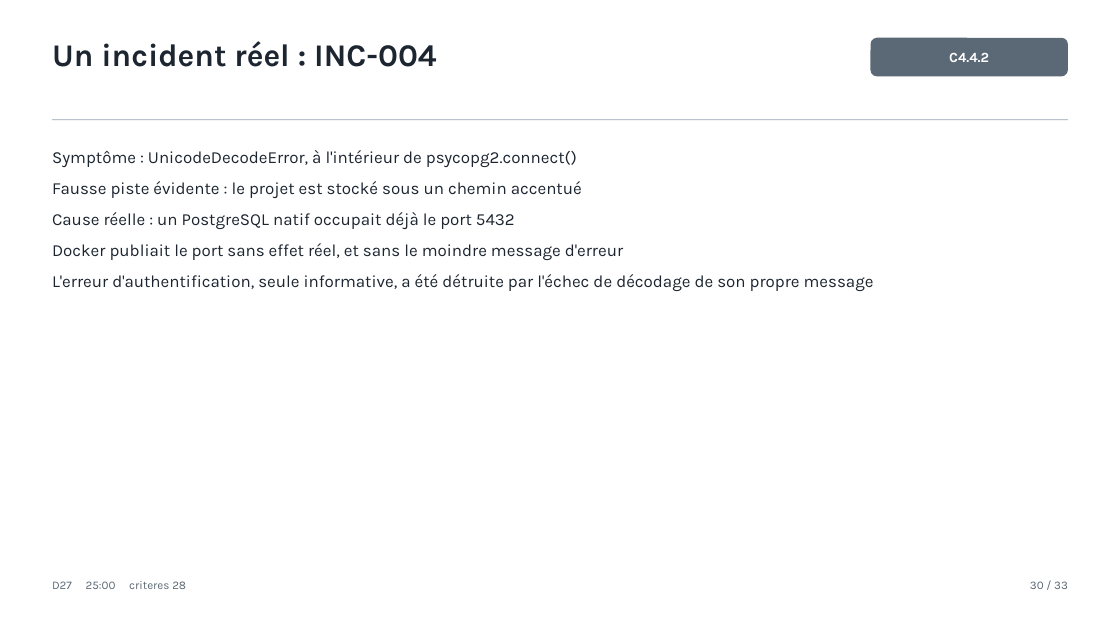
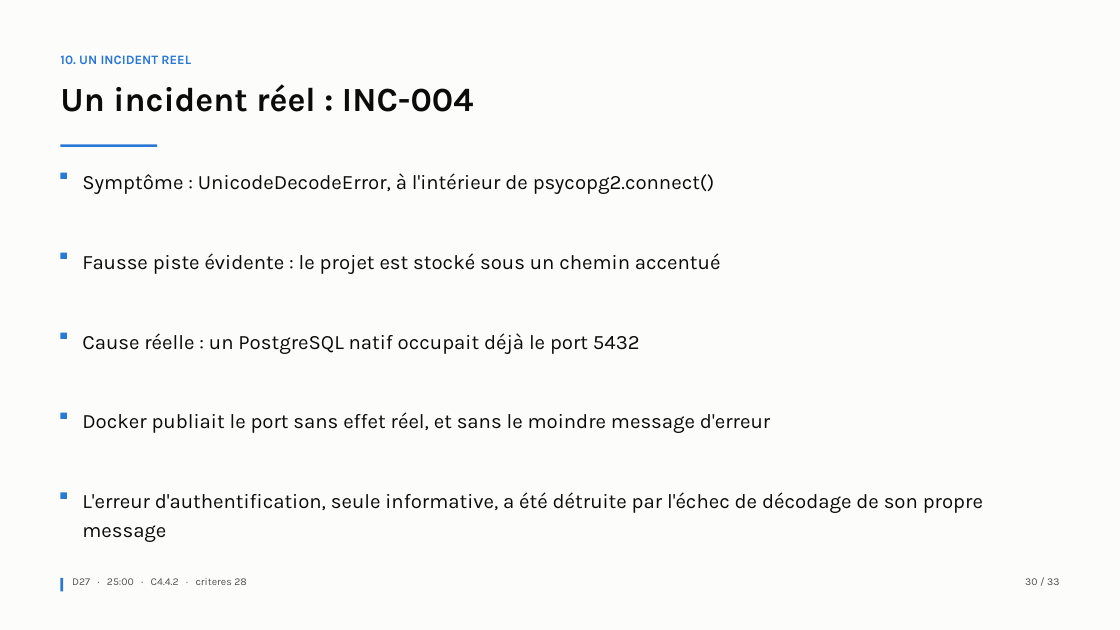
Before and after one commit to Mael8zinsou/gamelens-bloc4_0, a slide deck: slide 30 of docs/support_soutenance.pptx. Drawn at 1120x630 pixels with LibreOffice and Linux fonts; fonts in the diff are those of the drawing. Boxes give left, top, right and bottom in pixels: in the first picture for what was removed or moved away, otherwise in the second. Text is boxed around its words. In the diff, an @@ line names an element or a change of style, - is before the commit and + after.

```diff
--- a/docs/support_soutenance.pptx
+++ b/docs/support_soutenance.pptx
@@ rectangle added at [0, 0, 1120, 630], fill #FCFCFB @@
@@ text added at [60, 55, 191, 64], 11 pt, text #2A78D6, bold @@
+10. UN INCIDENT REEL
@@ rounded rectangle removed at [870, 38, 1068, 76] @@
-C4.4.2
@@ text "Un incident réel : INC-004": place and size @@
-text "Un incident réel : INC-004" at [52, 41, 436, 67]
+text "Un incident réel : INC-004" at [60, 84, 473, 112]
@@ text "Un incident réel : INC-004" at [60, 84, 473, 112]: size 27 to 29 pt, text colour #1C2530 to #0B0B0B @@
@@ rectangle removed at [52, 119, 1068, 120] @@
@@ rectangle added at [60, 145, 157, 147], fill #2A78D6 @@
@@ text removed at [52, 150, 874, 291] @@
-Symptôme : UnicodeDecodeError, à l'intérieur de psycopg2.connect()
-Fausse piste évidente : le projet est stocké sous un chemin accentué
-Cause réelle : un PostgreSQL natif occupait déjà le port 5432
-Docker publiait le port sans effet réel, et sans le moindre message d'erreur
-L'erreur d'authentification, seule informative, a été détruite par l'échec de décodage de son propre message
@@ rectangle added at [60, 173, 66, 179], fill #2A78D6 @@
@@ text added at [82, 173, 715, 194], 17.5 pt, text #0B0B0B @@
+Symptôme : UnicodeDecodeError, à l'intérieur de psycopg2.connect()
@@ rectangle added at [60, 253, 66, 259], fill #2A78D6 @@
@@ text added at [82, 253, 721, 274], 17.5 pt, text #0B0B0B @@
+Fausse piste évidente : le projet est stocké sous un chemin accentué
@@ rectangle added at [60, 333, 66, 339], fill #2A78D6 @@
@@ text added at [82, 333, 640, 354], 17.5 pt, text #0B0B0B @@
+Cause réelle : un PostgreSQL natif occupait déjà le port 5432
@@ rectangle added at [60, 413, 66, 418], fill #2A78D6 @@
@@ text added at [82, 412, 770, 433], 17.5 pt, text #0B0B0B @@
+Docker publiait le port sans effet réel, et sans le moindre message d'erreur
@@ rectangle added at [60, 492, 66, 498], fill #2A78D6 @@
@@ text added at [82, 492, 983, 542], 17.5 pt, text #0B0B0B @@
+L'erreur d'authentification, seule informative, a été détruite par l'échec de décodage de son propre message
@@ rectangle added at [60, 578, 63, 592], fill #2A78D6 @@
@@ text at [72, 578, 247, 585]: text changed; size 10 to 9 pt; text colour #5B6875 to #52514E @@
-D27 25:00 criteres 28
+D27 · 25:00 · C4.4.2 · criteres 28
@@ text "30 / 33" at [1025, 578, 1059, 585]: size 10 to 9 pt, text colour #5B6875 to #52514E @@
```
Also in this commit, not shown: 27 other slides changed, 5 slides added, 5 slides removed, 1 other file.
